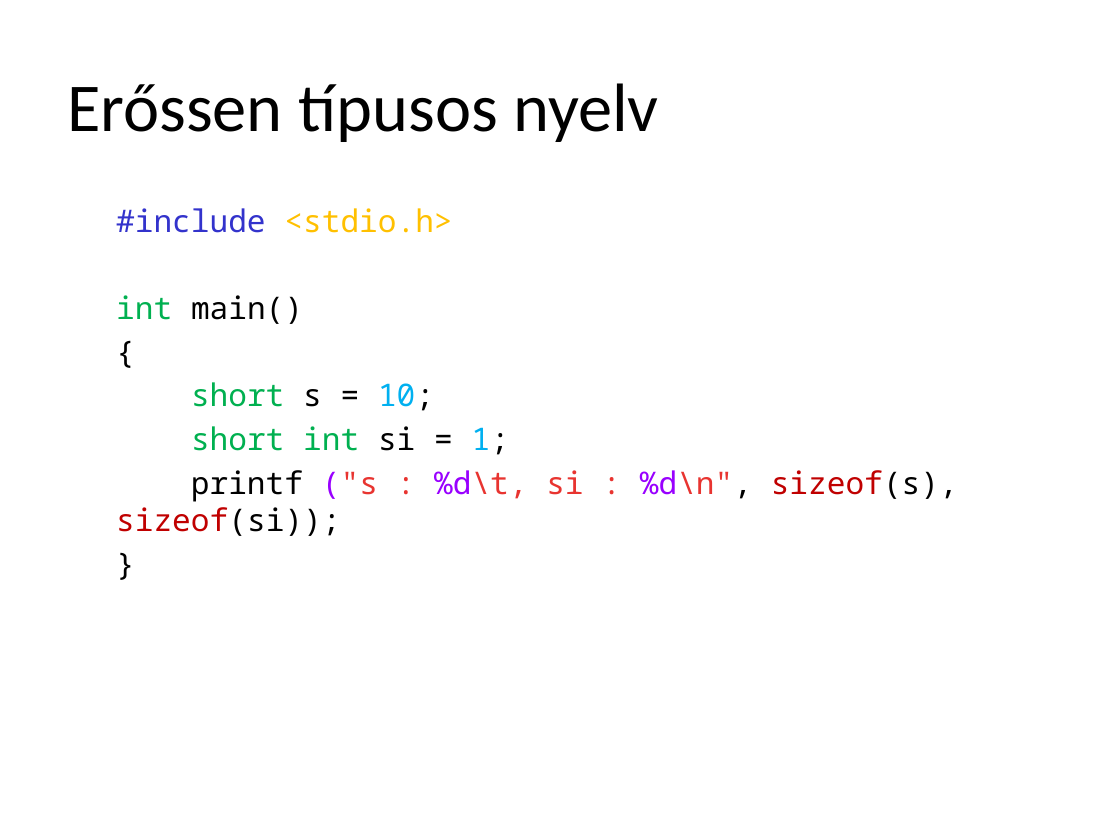
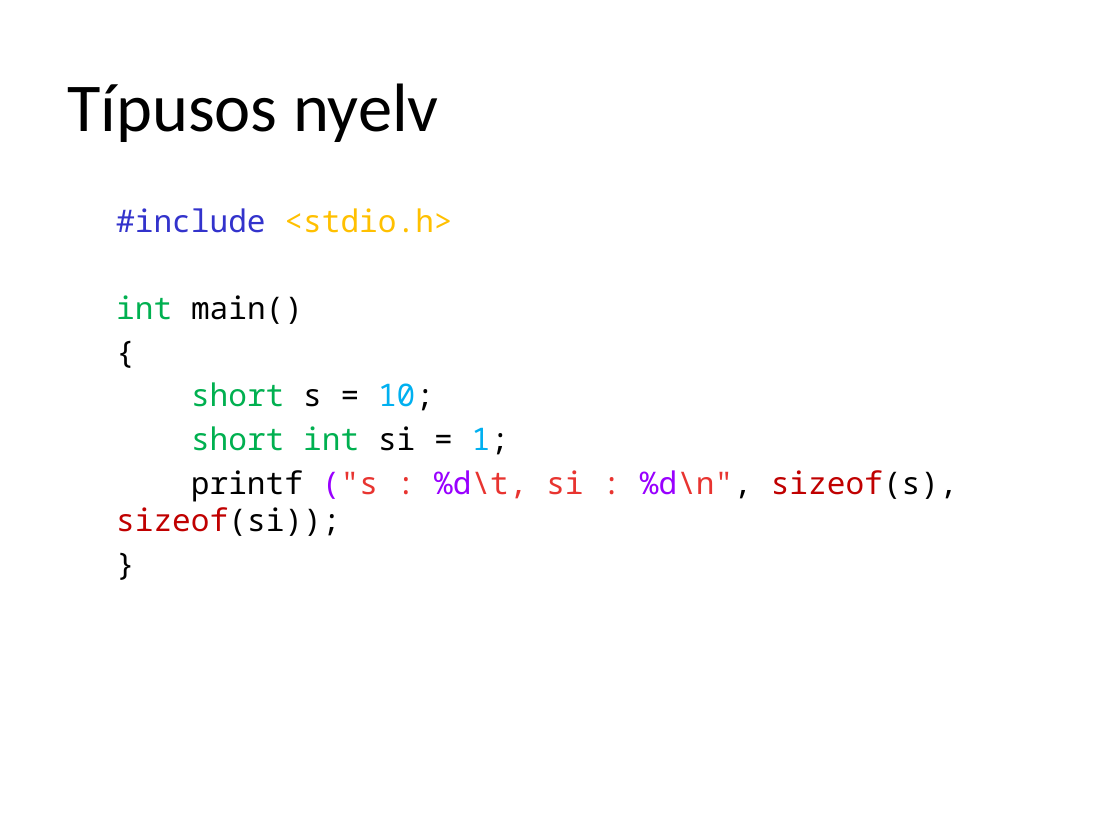
Before and after one commit to torokmark/cppgyak_jegyzet, a slide deck: slide 14 of programozasi_nyelvek_cpp_gyak02.pptx (slide 6 before the commit). Drawn at 1120x840 pixels with LibreOffice and Linux fonts; fonts in the diff are those of the drawing. Boxes give left, top, right and bottom in pixels: in the first picture for what was removed or moved away, otherwise in the second. Text is boxed around its words. In the diff, an @@ line names an element or a change of style, - is before the commit and + after.

Commit message:
Fixed: typos, extended

```diff
--- a/programozasi_nyelvek_cpp_gyak02.pptx
+++ b/programozasi_nyelvek_cpp_gyak02.pptx
@@ title at (67,83,438,142): text changed @@
-Erőssen típusos nyelv
+Típusos nyelv
```
Also in this commit, not shown: 18 other slides changed, 11 slides added.
